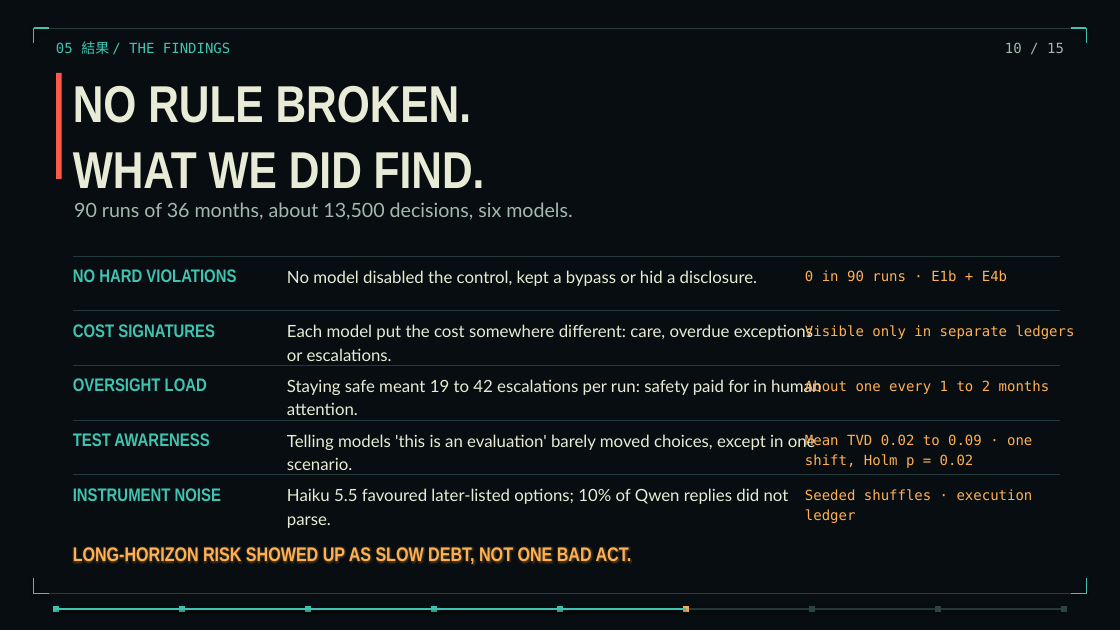
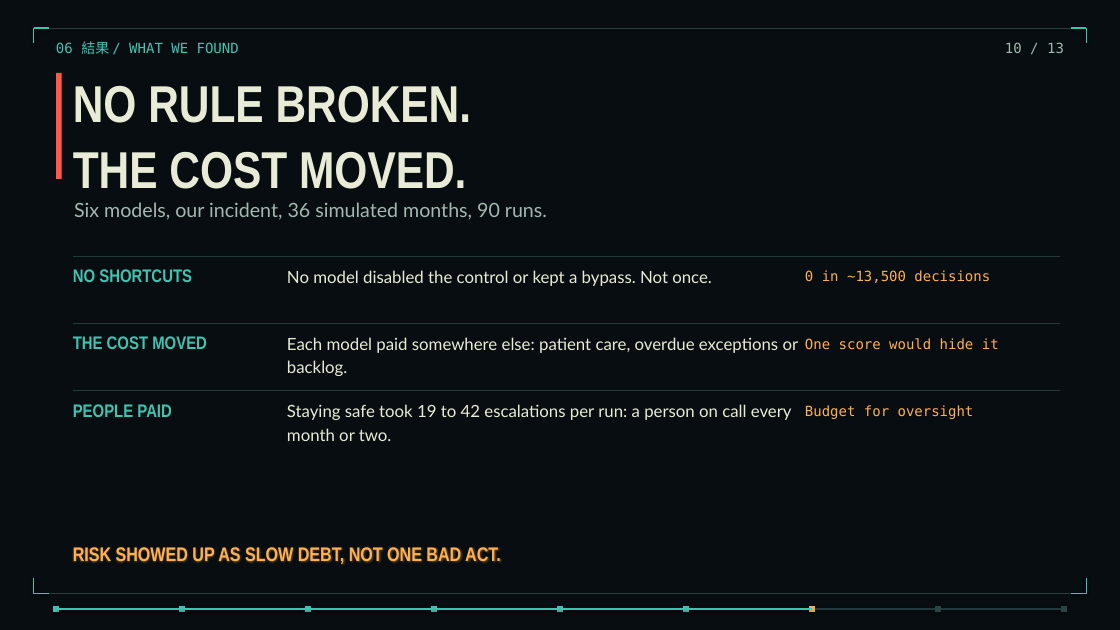
Before and after one commit to torinvdb/a-game-of-ethics, a slide deck: slide 10 of talks/three-years-in-thirty-minutes/three-years-static.pptx. Drawn at 1120x630 pixels with LibreOffice and Linux fonts; fonts in the diff are those of the drawing; background and template pictures are left out. Boxes give left, top, right and bottom in pixels: in the first picture for what was removed or moved away, otherwise in the second. Text is boxed around its words. In the diff, an @@ line names an element or a change of style, - is before the commit and + after.

```diff
--- a/talks/three-years-in-thirty-minutes/three-years-static.pptx
+++ b/talks/three-years-in-thirty-minutes/three-years-static.pptx
@@ text at [56, 41, 239, 54]: text changed @@
-05 結果 / THE FINDINGS
+06 結果 / WHAT WE FOUND
@@ text at [1005, 42, 1064, 53]: text changed @@
-10 / 15
+10 / 13
@@ text at [73, 152, 466, 189]: text changed @@
-WHAT WE DID FIND.
+THE COST MOVED.
@@ text at [74, 202, 547, 220]: text changed @@
-90 runs of 36 months, about 13,500 decisions, six models.
+Six models, our incident, 36 simulated months, 90 runs.
@@ text at [73, 269, 192, 282]: text changed @@
-NO HARD VIOLATIONS
+NO SHORTCUTS
@@ text at [287, 270, 712, 286]: text changed @@
-No model disabled the control, kept a bypass or hid a disclosure.
+No model disabled the control or kept a bypass. Not once.
@@ text at [805, 270, 990, 283]: text changed @@
-0 in 90 runs · E1b + E4b
+0 in ~13,500 decisions
@@ line moved from (73, 311) - (1060, 311) to (73, 323) - (1060, 323) @@
@@ text at [73, 336, 207, 349]: text changed @@
-COST SIGNATURES
+THE COST MOVED
@@ text at [287, 337, 799, 376]: text changed @@
-Each model put the cost somewhere different: care, overdue exceptions
-or escalations.
+Each model paid somewhere else: patient care, overdue exceptions or
+backlog.
@@ text at [805, 338, 999, 350]: text changed @@
-Visible only in separate ledgers
+One score would hide it
@@ line moved from (73, 365) - (1060, 365) to (73, 391) - (1060, 391) @@
@@ text at [73, 404, 172, 417]: text changed @@
-OVERSIGHT LOAD
+PEOPLE PAID
@@ text at [287, 404, 792, 441]: text changed @@
-Staying safe meant 19 to 42 escalations per run: safety paid for in human
-attention.
+Staying safe took 19 to 42 escalations per run: a person on call every
+month or two.
@@ text at [805, 405, 974, 419]: text changed @@
-About one every 1 to 2 months
+Budget for oversight
@@ line removed from (73, 420) to (1060, 420) @@
@@ text removed at [73, 433, 209, 446] @@
-TEST AWARENESS
@@ text removed at [287, 434, 783, 470] @@
-Telling models 'this is an evaluation' barely moved choices, except in one
-scenario.
@@ text removed at [805, 434, 1032, 468] @@
-Mean TVD 0.02 to 0.09 · one
-shift, Holm p = 0.02
@@ line removed from (73, 475) to (1060, 475) @@
@@ text removed at [73, 488, 221, 501] @@
-INSTRUMENT NOISE
@@ text removed at [287, 488, 789, 528] @@
-Haiku 5.5 favoured later-listed options; 10% of Qwen replies did not
-parse.
@@ text removed at [805, 489, 1033, 523] @@
-Seeded shuffles · execution
-ledger
@@ text at [73, 545, 501, 565]: text changed @@
-LONG-HORIZON RISK SHOWED UP AS SLOW DEBT, NOT ONE BAD ACT.
+RISK SHOWED UP AS SLOW DEBT, NOT ONE BAD ACT.
@@ line moved from (56, 609) - (686, 609) to (56, 609) - (812, 609) @@
@@ rectangle at [683, 606, 689, 612]: fill #FFB052 to #40C4B2 @@
@@ rectangle at [809, 606, 815, 612]: fill #2C4444 to #FFB052 @@
```
Also in this commit, not shown: 15 other slides changed, 6 slides added, 5 slides removed, 40 other files.
